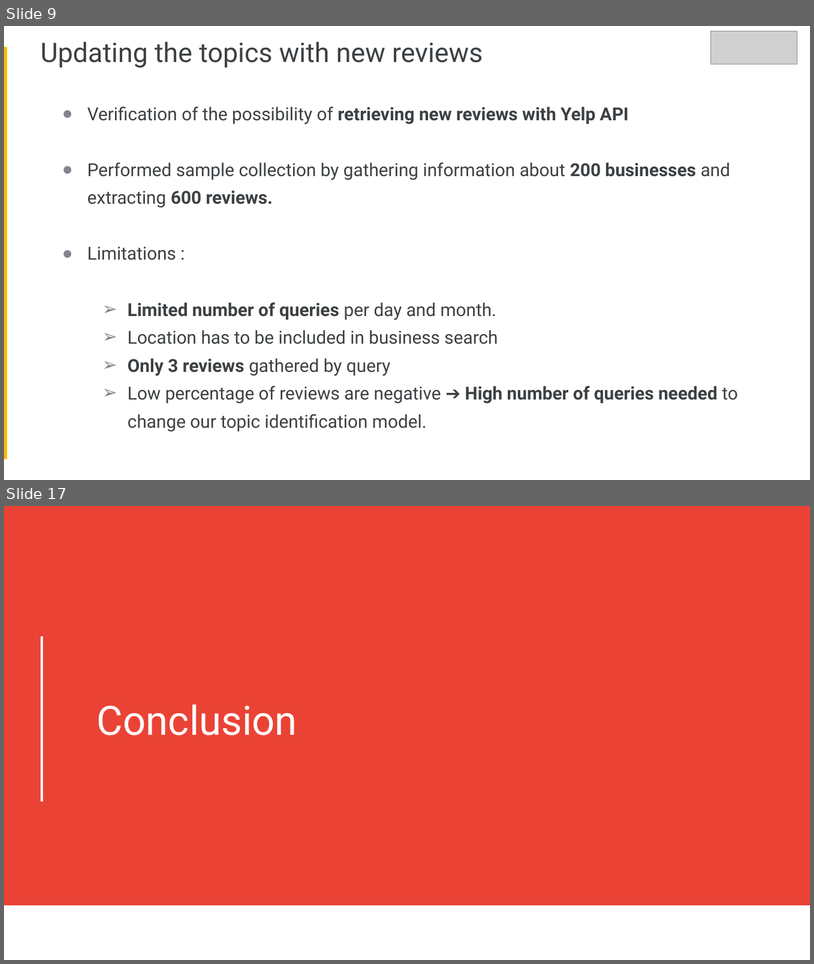
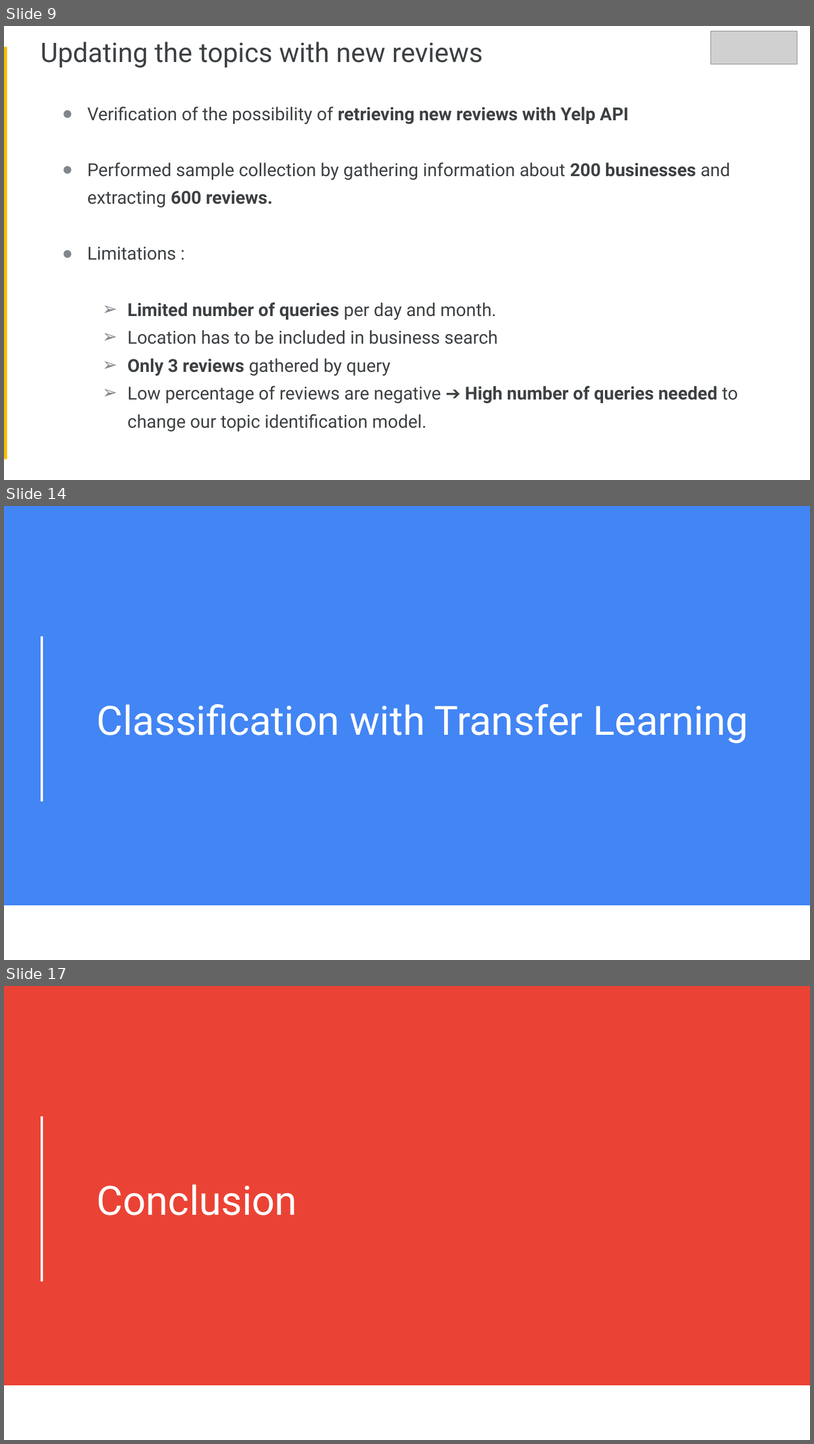
Before and after one commit to Faskill/Yelp-Reviews-Topic-Identification-and-Image-Classification, a slide deck: P6_03_Presentation.pptx. Shown one above the other, each under a label of ours: slides 9 and 17 before the commit, slides 9, 14 and 17 after it; the slides between them are not shown. The pictures are 814x964 and 814x1444 pixels, drawn with LibreOffice and Linux fonts; fonts in the diff are those of the drawing; grey boxes stand for pictures. Boxes give left, top, right and bottom in pixels: in the first picture for what was removed or moved away, otherwise in the second. Text is boxed around its words. In the diff, an @@ line names an element or a change of style, - is before the commit and + after.

```diff
--- a/P6_03_Presentation.pptx
+++ b/P6_03_Presentation.pptx
@@ slide 14 added at [4,506,810,960], background #FFFFFF; not listed: 1 template element that a slide beside it also shows @@
@@ rectangle added at [4,506,810,905], fill #4285F4 @@
@@ title added at [97,704,749,743], 36 pt, text #FFFFFF @@
+Classification with Transfer Learning
```
Also in this commit, not shown: 6 slides changed, 5 other slides added, 6 slides removed.
